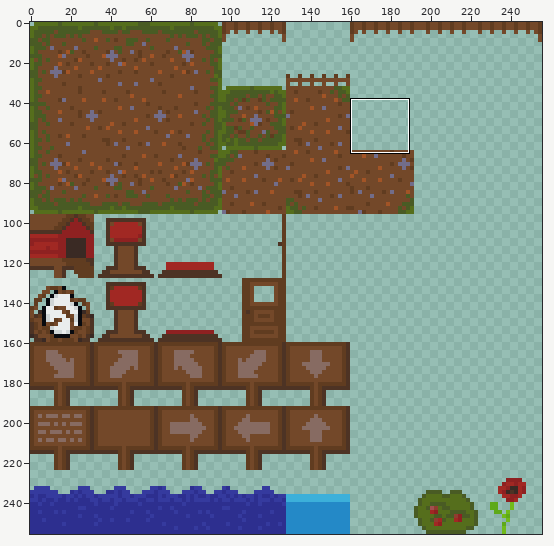
File history of a sprite sheet, TileMap-32x32.png. The picture above shows the old version from afar; the outline marks the close-up.
Close-up. Old version:
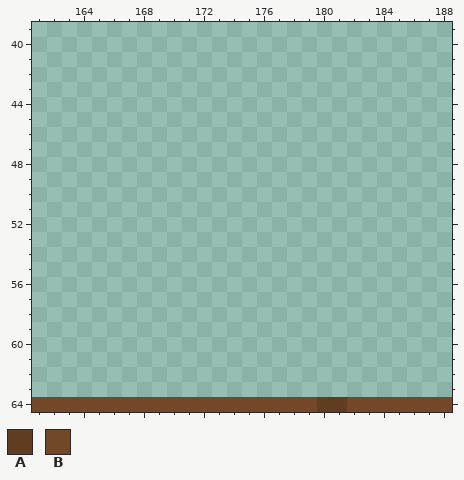
The file is 256x256 pixels. Shown: x 161..188, y 39..64.
Palette (. is transparent): A #603c20  B #734829
Pixels before, first column x 161:
64 BBBBBBBBBBBBBBBBBBBAABBBBBBB
After the commit:
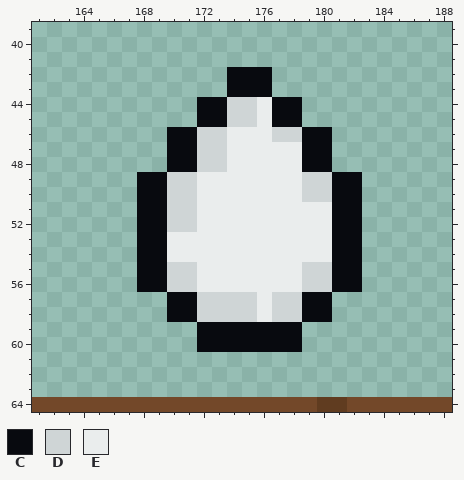
Colours new in this view: C #080a0f  D #cfd5d6  E #eaeded
Diff:
Changed rows in their new state; - is an unchanged pixel.
first column x 168:
42 ------CCC------
43 ------CCC------
44 ----CCDDECC----
45 ----CCDDECC----
46 --CCDDEEEDDCC--
47 --CCDDEEEEECC--
48 --CCDDEEEEECC--
49 CCDDEEEEEEEDDCC
50 CCDDEEEEEEEDDCC
51 CCDDEEEEEEEEECC
52 CCDDEEEEEEEEECC
53 CCEEEEEEEEEEECC
54 CCEEEEEEEEEEECC
55 CCDDEEEEEEEDDCC
56 CCDDEEEEEEEDDCC
57 --CCDDDDEDDCC--
58 --CCDDDDEDDCC--
59 ----CCCCCCC----
60 ----CCCCCCC----
Pixel boxes of the changes (left, top, right, bottom) in both close-ups:
added: (137, 67, 362, 352)
